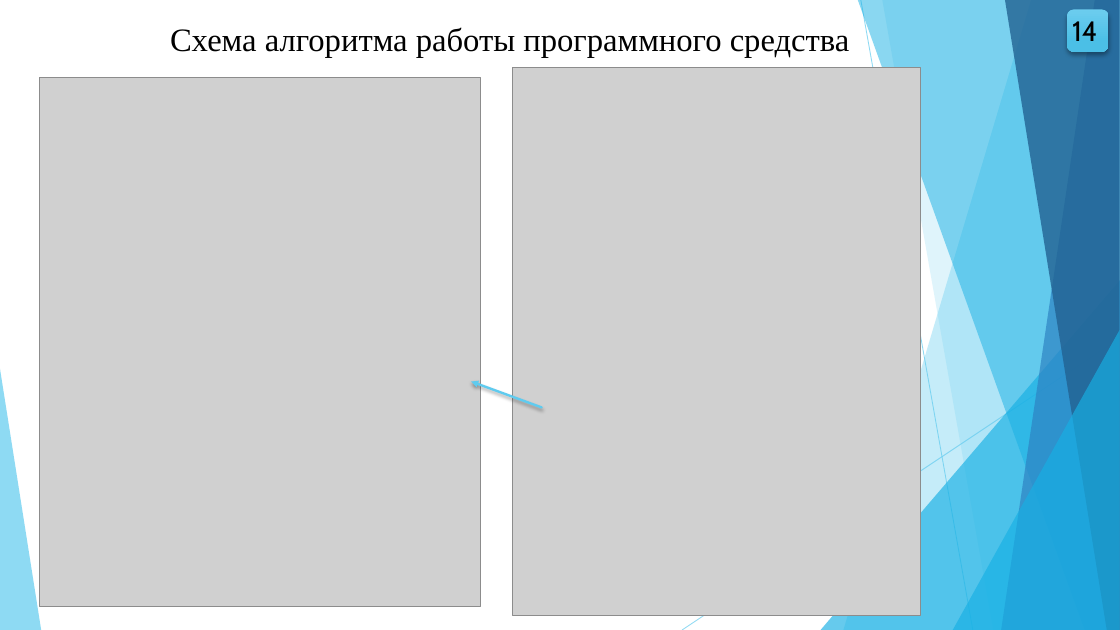
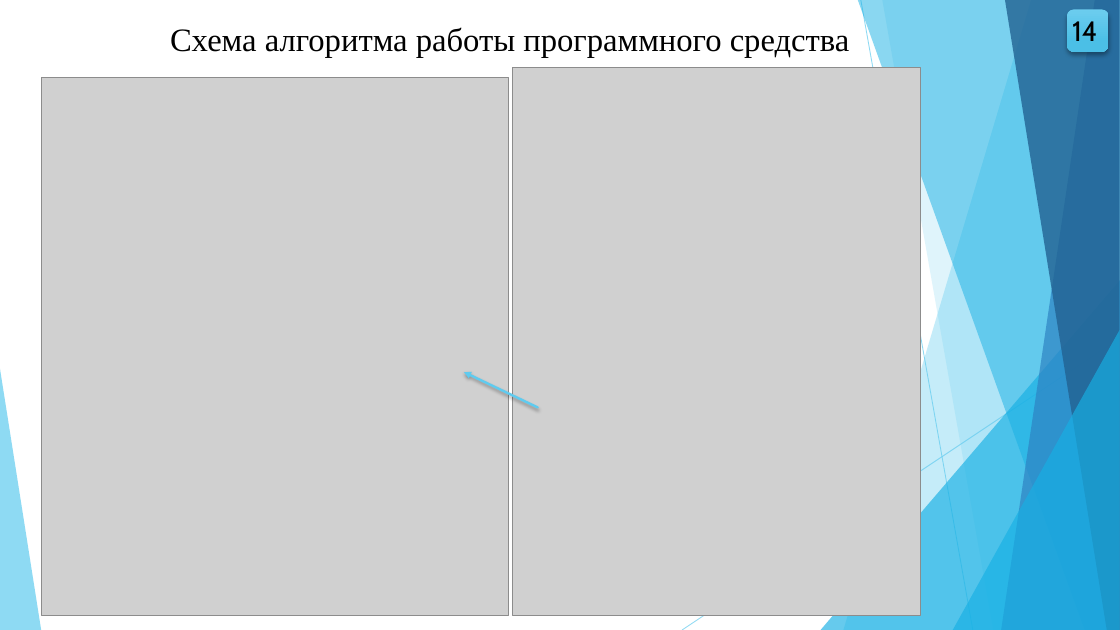
Before and after one commit to wolfufu/EpidemicModelsApp, a slide deck: slide 14 of VKR_Volkova_VMO41.pptx. Drawn at 1120x630 pixels with LibreOffice and Linux fonts; fonts in the diff are those of the drawing; grey boxes stand for pictures. Boxes give left, top, right and bottom in pixels: in the first picture for what was removed or moved away, otherwise in the second. Text is boxed around its words. In the diff, an @@ line names an element or a change of style, - is before the commit and + after.

```diff
--- a/VKR_Volkova_VMO41.pptx
+++ b/VKR_Volkova_VMO41.pptx
@@ picture: place and size @@
-picture at bbox=[39, 77, 481, 607]
+picture at bbox=[42, 78, 509, 616]
@@ arrow moved from (542, 408) - (471, 381) to (538, 408) - (464, 372) @@
```
Also in this commit, not shown: 7 other files.
